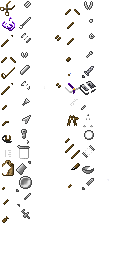
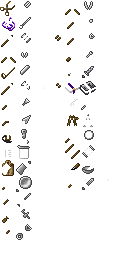
Two versions of the same layered image (w=128, h=256). Layer-by-layer changes:
painted on "Pasted Layer #4" over left=6, top=224, right=32, bottom=240
